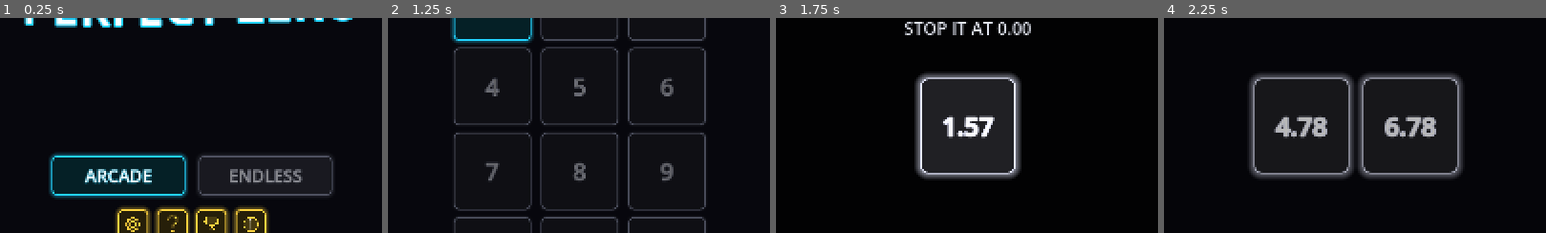
Above: before the commit, frames 1-4 (left to right).
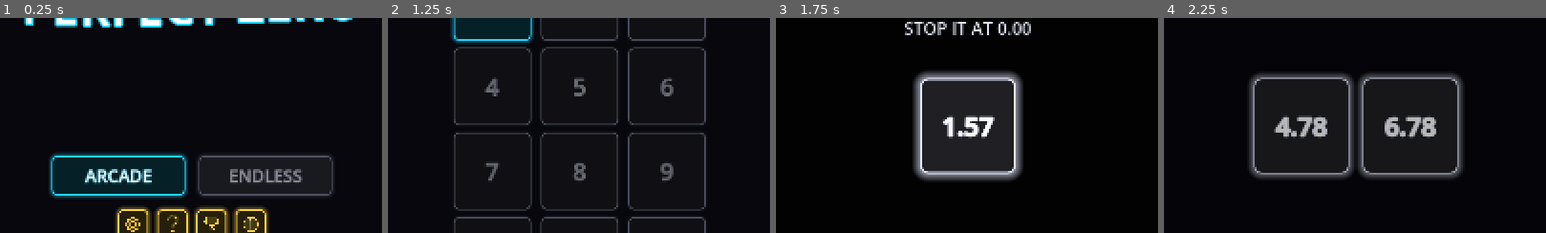
Above: after the commit, the same moments.

Repository: AjmalatWork/Perfect-Zero
Game: Godot game, scene res://scenes/Main.tscn
Same seed, same stepped clock (60 frames per second), same inputs: the game is played once before the commit and once after it.
Inputs:
- Up to frame 1 (0.25 s): no input
- Up to frame 2 (1.25 s): click "ARCADE" at 0.5 s
- Up to frame 3 (1.75 s): click "1" at 1.25 s
- Up to frame 4 (2.25 s): click "?" at 2 s
The pictures show only the part of the screen within x 25-75%, y 25-75%; the shares and areas given below are measured in that part.

Frames 1-2 are identical in both runs. In frame 3, 2.7% of the frame differs, in the area x 35-65%, y 24-76%; in frame 4, nothing differs.

Commit message:
Urgency glow: widen the ramp window to 2.0s from zero
A user request for the glow to start building earlier: from distance 2.00
rather than the FAIL boundary's 1.00, still reaching max at 0.00.

Added a max_distance parameter to urgency_of()/_update_urgency() (default
1.0, preserving existing callers) rather than just changing the 1.0 literal
in place - MISS_MAX (the real grading boundary) stays exactly 1.0, and Decay's
own call sites feed an already-normalised 0..1 window that would break if the
divisor silently changed under it (its urgency would never reach 0 within the
range it's actually fed). Only the four countdown types' call sites - both in
TimerSlot._process() and HelpDemoTile's play_countdown()/play_overrun() -
pass the new URGENCY_RANGE constant (2.0) explicitly; TimerSlot._process_decay()
and HelpDemoTile.play_decay_climb() are untouched, still defaulting to 1.0.

Noted in URGENCY_RANGE's own comment: this also widens the POST-crossing
(flicker) side by the same amount, but current_time can never actually reach
-2.0 for a live timer (force-stopped at EXPIRE_THRESHOLD, -1.0), so in
practice the flicker phase now settles around urgency ~0.5 rather than fully
fading before the timer disappears. Flagged as a side effect to watch for on
device, not silently decided - narrow it back down, or split into a separate
forward/backward range, if the flicker reads as staying too bright right up
to expiry.

Verified with a full headless project import: exit 0, no errors.

Co-Authored-By: Claude Sonnet 5 <noreply@anthropic.com>

Diff:
--- a/scripts/gameplay/TimerSlot.gd
+++ b/scripts/gameplay/TimerSlot.gd
@@ -93,14 +93,18 @@
 # below): that's an unrelated, pre-existing system ranking timers for the
 # audio-priority mix. This one is purely visual and has no audio component.
 #
-# urgency_of() is a plain linear ramp from 0.0 at |distance| == 1 (the FAIL
-# boundary) to 1.0 at distance 0 - NOT ScoreManager.base_points()'s own
-# quadratic curve. That curve back-loads intensity near zero (urgency is only
-# 0.25 at distance 0.5, since (1-0.5)^2 = 0.25) which reads as the glow doing
-# almost nothing until the very last instant, then rushing to full brightness -
-# fine for a SCORE curve, wrong for a glance-able "how close is this" cue,
-# which wants an even, gradual climb the player can track continuously across
-# the whole ±1.0 window rather than a late surprise.
+# urgency_of() is a plain linear ramp from 0.0 at |distance| == max_distance
+# to 1.0 at distance 0 - NOT ScoreManager.base_points()'s own quadratic curve.
+# That curve back-loads intensity near zero (urgency is only 0.25 at distance
+# 0.5, since (1-0.5)^2 = 0.25) which reads as the glow doing almost nothing
+# until the very last instant, then rushing to full brightness - fine for a
+# SCORE curve, wrong for a glance-able "how close is this" cue, which wants an
+# even, gradual climb the player can track continuously.
+#
+# max_distance is a VISUAL window, deliberately decoupled from MISS_MAX (the
+# real 1.0 FAIL boundary grading actually uses) - see URGENCY_RANGE below for
+# why the four countdown types widen it past that boundary, and Decay's own
+# call site for why it stays at the 1.0 default instead.
 #
 # Two independent style axes, both fed by the SAME urgency value so they ramp
 # in lockstep rather than as two separately-tuned curves:
@@ -118,6 +122,27 @@
 # type encoding as a known colourblind-accessibility gap - a second, unrelated
 # meaning riding on hue would make that worse. border_color/_accent are never
 # touched by anything below; only size, alpha and width move.
+# How far out, in seconds of current_time, the glow should start building -
+# a user request for anticipation to begin earlier than the FAIL boundary
+# itself (1.0/MISS_MAX), so a player scanning a busy board gets a bigger head
+# start before a timer is even close to gradable. Only the visual window
+# widens; MISS_MAX/the real grading boundary is untouched, so a timer sitting
+# at distance 1.5 (well outside FAIL/MISS territory) now shows a faint,
+# building glow rather than none at all. Applies to the four countdown types
+# only (Normal/Red/Blue/Blackout) - Decay's own urgency input is already
+# normalised to its own 0..1 window (see _process_decay()) and stays there,
+# since widening it the same way would mean its urgency never reaches 0
+# within the range it's actually fed.
+#
+# Note this also widens the POST-crossing (flicker) side by the same amount,
+# but current_time can never actually reach -2.0 for a live timer - it's
+# force-stopped at EXPIRE_THRESHOLD (-1.0) - so in practice the flicker phase
+# now settles at urgency ~0.5 rather than fading fully to 0 before the timer
+# disappears. If that reads as the flicker staying too bright right up to
+# expiry, narrow this back down or split it into a separate forward/backward
+# pair - flagged here rather than silently chosen.
+const URGENCY_RANGE := 2.0
+
 const URGENCY_GLOW_SIZE_BONUS := 18.0     # added to _glow_size() at full pulse
 const URGENCY_ALPHA_BONUS := 0.35         # added to _glow_alpha() at full pulse (still clamped <=1)
 const URGENCY_BORDER_WIDTH_BONUS := 3.0   # added to the base 3px border at full pulse
@@ -319,8 +344,9 @@
 	# here (Normal/Red/Blue/Blackout) - signed, so the flicker-style swap is
 	# just current_time's own sign, no second threshold check needed.
 	# Suppressed/muted for Blackout while inside its own blank-digit window -
-	# see BLACKOUT_URGENCY_SUPPRESSED above.
-	_update_urgency(delta, current_time, current_time <= 0.0)
+	# see BLACKOUT_URGENCY_SUPPRESSED above. URGENCY_RANGE widens the ramp's
+	# window past MISS_MAX's own 1.0 - see that constant's own comment.
+	_update_urgency(delta, current_time, current_time <= 0.0, URGENCY_RANGE)
 	_apply_urgency_to_panel()
 
 	# Ranked against every other live timer so a busy board doesn't stack N ticks
@@ -891,10 +917,13 @@
 # Linear, not ScoreManager.base_points()'s quadratic curve - see the doc
 # comment above the constants block for why a glance-able "how close" cue
 # wants an even ramp rather than the score curve's back-loaded one. 1.0 at
-# distance 0, sloping evenly down to 0.0 at |distance| == 1 (the FAIL
-# boundary) either side of zero.
-static func urgency_of(distance: float) -> float:
-	return 1.0 - minf(absf(distance), 1.0)
+# distance 0, sloping evenly down to 0.0 at |distance| == max_distance either
+# side of zero. Defaults to 1.0 (the FAIL boundary) rather than
+# URGENCY_RANGE - Decay's own call site relies on that default, since its
+# input is already normalised to its own 0..1 window; only the four countdown
+# types pass URGENCY_RANGE explicitly.
+static func urgency_of(distance: float, max_distance: float = 1.0) -> float:
+	return 1.0 - clampf(absf(distance) / maxf(max_distance, 0.0001), 0.0, 1.0)
 
 # Recomputes _urgency/_urgency_pulse from whatever distance-like quantity this
 # frame's caller has (current_time itself for the four countdown types, or
@@ -919,8 +948,9 @@
 # a sign check here could never read correctly. Simpler for every call site to
 # just say what style it wants than to keep the sign convention consistent
 # everywhere that might ever call this.
-func _update_urgency(delta: float, distance_like: float, past_zero: bool) -> void:
-	_urgency = urgency_of(distance_like)
+func _update_urgency(delta: float, distance_like: float, past_zero: bool,
+		max_distance: float = 1.0) -> void:
+	_urgency = urgency_of(distance_like, max_distance)
 
 	# A style swap resets phase so the flicker never inherits a breath's
 	# position mid-cycle - it should read as a new pattern starting fresh, not
--- a/scripts/ui/HelpDemoTile.gd
+++ b/scripts/ui/HelpDemoTile.gd
@@ -317,7 +317,7 @@
 		# negative (play_overrun below is the coroutine for that territory) - so
 		# `value <= 0.0` is the correct flicker-style trigger even though it
 		# practically only ever fires on this loop's very last frame.
-		_update_urgency(dt, value, value <= 0.0)
+		_update_urgency(dt, value, value <= 0.0, TimerSlot.URGENCY_RANGE)
 		_apply_urgency_to_panel(blackout_at >= 0.0 and value <= blackout_at)
 		tick_accum += dt
 		if tick_accum >= 1.0:
@@ -362,7 +362,7 @@
 		# already run past its zero moment (see the doc comment above), and
 		# `value` here is a positive MAGNITUDE of time-past-zero rather than a
 		# signed current_time - a sign check would never trigger past frame one.
-		_update_urgency(dt, value, true)
+		_update_urgency(dt, value, true, TimerSlot.URGENCY_RANGE)
 		_apply_urgency_to_panel()
 		tick_accum += dt
 		if tick_accum >= 1.0:
@@ -436,8 +436,9 @@
 # the real gameplay event bus intact: everything here reads only `value`,
 # `timer_type` and `_selected`, all local to the tile itself.
 
-func _update_urgency(delta: float, distance_like: float, past_zero: bool) -> void:
-	_urgency = TimerSlot.urgency_of(distance_like)
+func _update_urgency(delta: float, distance_like: float, past_zero: bool,
+		max_distance: float = 1.0) -> void:
+	_urgency = TimerSlot.urgency_of(distance_like, max_distance)
 	if past_zero != _urgency_past_zero:
 		_urgency_past_zero = past_zero
 		_urgency_phase = 0.0
